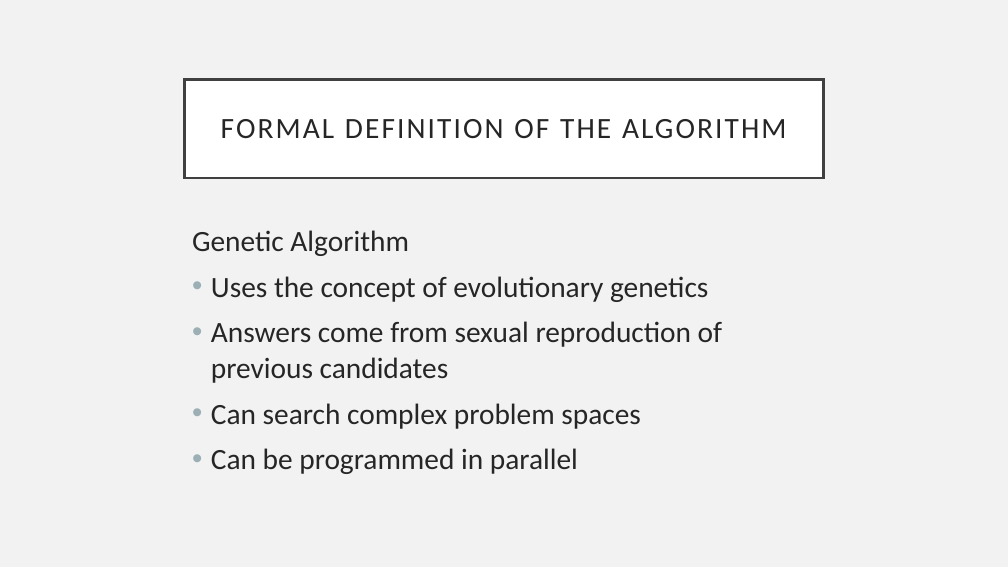
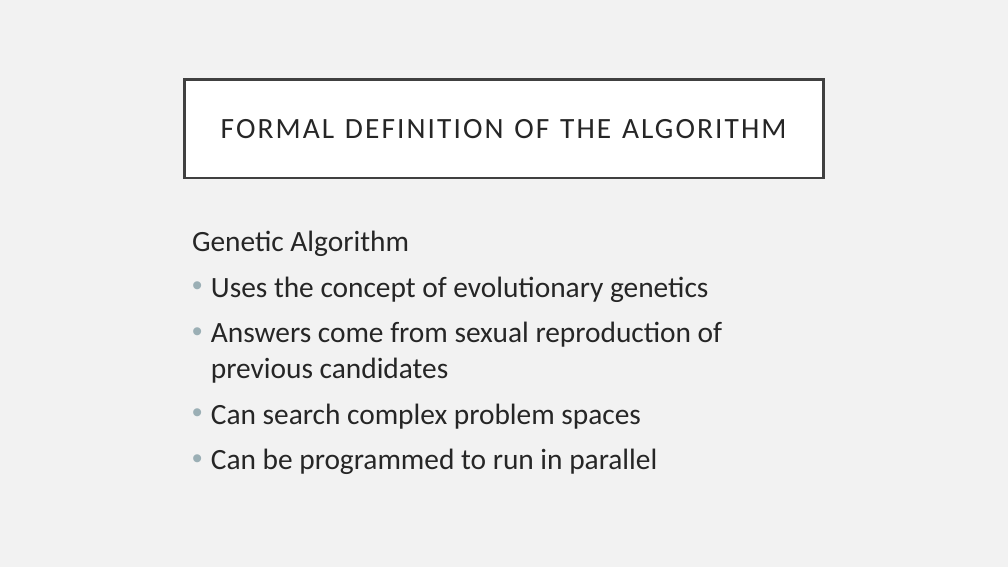
Before and after one commit to JNM-2T17/ActivityScheduler, a slide deck: slide 7 of documentations/CSC755M_FernandezPoblete_Symposium_v2.pptx. Drawn at 1008x567 pixels with LibreOffice and Linux fonts; fonts in the diff are those of the drawing. Boxes give left, top, right and bottom in pixels: in the first picture for what was removed or moved away, otherwise in the second. Text is boxed around its words. In the diff, an @@ line names an element or a change of style, - is before the commit and + after.

```diff
--- a/documentations/CSC755M_FernandezPoblete_Symposium_v2.pptx
+++ b/documentations/CSC755M_FernandezPoblete_Symposium_v2.pptx
@@ text at [211, 448, 657, 474]: text changed @@
-• Can be programmed in parallel
+• Can be programmed to run in parallel
```
Also in this commit, not shown: 3 other slides changed, 4 slides added, 3 other files.
